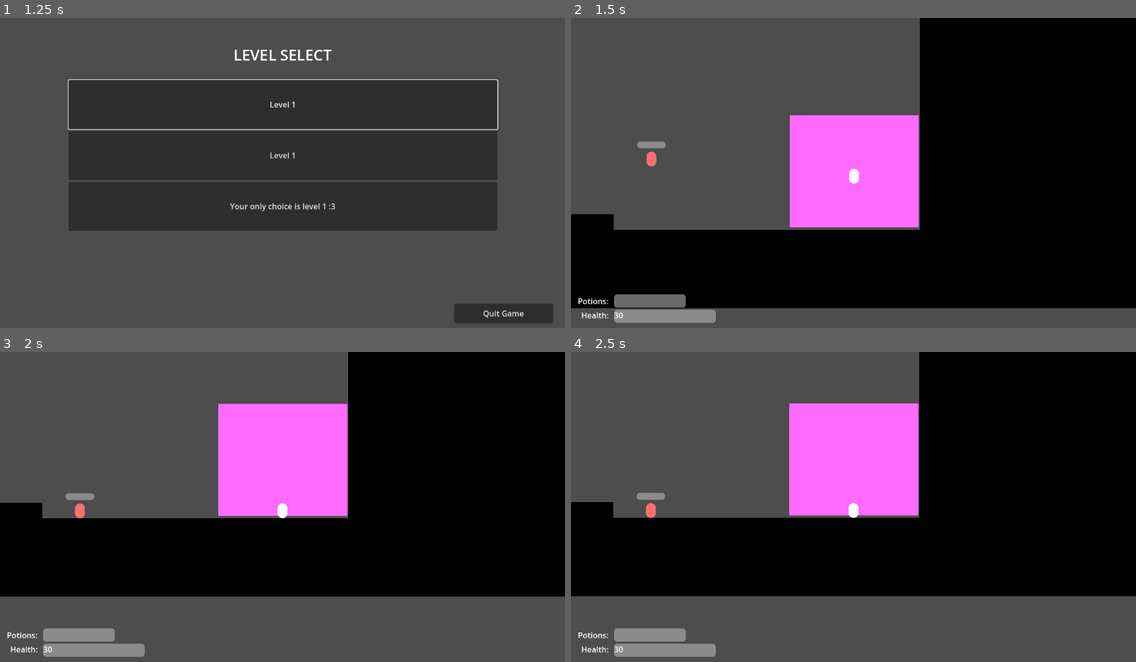
Above: before the commit, frames 1-4 (two rows, left to right).
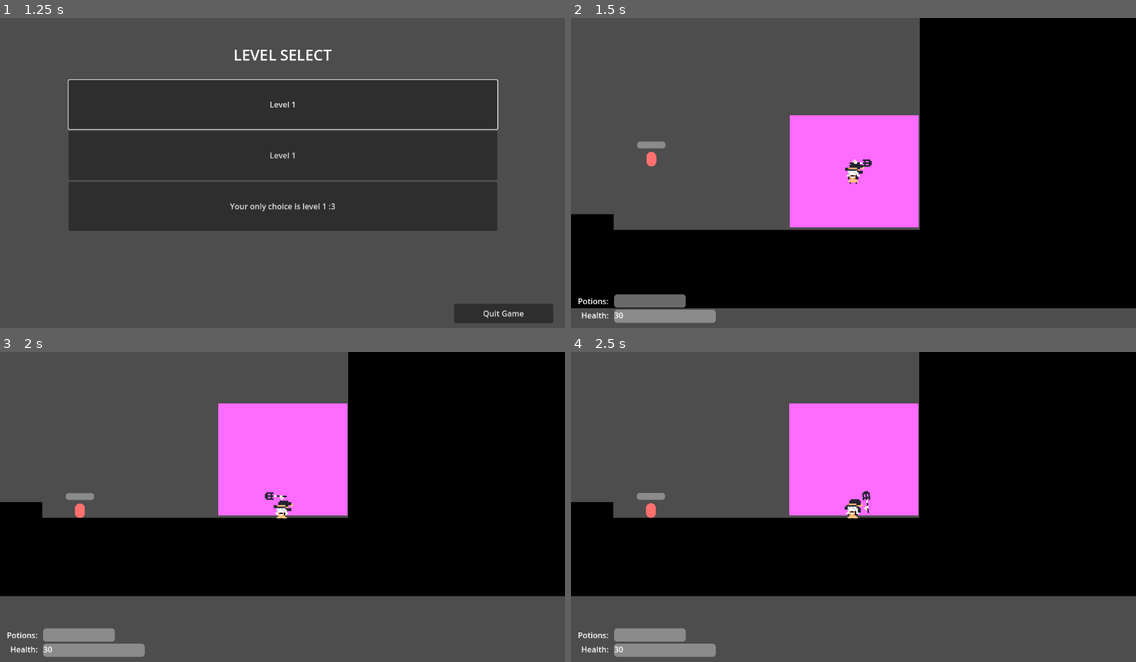
Above: after the commit, the same moments.

Repository: geekazodium/balance-prototype
Game: Godot game, scene res://scenes/title_screen.tscn
Same seed, same stepped clock (60 frames per second), same inputs: the game is played once before the commit and once after it. The engine's default icon, where the game draws it, is replaced by a stand-in: a white triangle on a blue panel in a dark square.
Inputs (mouse positions are in pixels of both pictures, inside the frame that each line leads up to):
- Up to frame 1 (1.25 s): click "CLICK TO START" at 0.5 s
- Up to frame 2 (1.5 s): click "Level 1" at 1.25 s
- Up to frame 3 (2 s): no input
- Up to frame 4 (2.5 s): move the mouse to (977, 494) at 2.02 s

Frame 1 is identical in both runs. In frame 2, 0.2% of the frame differs, in the area x 13-54%, y 42-54%; in frame 3, 0.6%, in the area x 0-100%, y 16-79%; in frame 4, 0.2%.

Commit message:
feature: player animations

Diff:
--- /dev/null
+++ b/assets/player/player_sprite_frames.tres
@@ -0,0 +1,113 @@
+[gd_resource type="SpriteFrames" load_steps=13 format=3 uid="uid://bqcntev4ihk1i"]
+
+[ext_resource type="Texture2D" uid="uid://ceoqxkdsgq7ss" path="res://assets/player/player_spritesheet.png" id="1_fad0i"]
+
+[sub_resource type="AtlasTexture" id="AtlasTexture_m82j1"]
+atlas = ExtResource("1_fad0i")
+region = Rect2(0, 0, 16, 16)
+
+[sub_resource type="AtlasTexture" id="AtlasTexture_nnb46"]
+atlas = ExtResource("1_fad0i")
+region = Rect2(16, 0, 16, 16)
+
+[sub_resource type="AtlasTexture" id="AtlasTexture_q7t33"]
+atlas = ExtResource("1_fad0i")
+region = Rect2(32, 0, 16, 16)
+
+[sub_resource type="AtlasTexture" id="AtlasTexture_6lli1"]
+atlas = ExtResource("1_fad0i")
+region = Rect2(48, 0, 16, 16)
+
+[sub_resource type="AtlasTexture" id="AtlasTexture_f5qd8"]
+atlas = ExtResource("1_fad0i")
+region = Rect2(80, 64, 16, 16)
+
+[sub_resource type="AtlasTexture" id="AtlasTexture_hete6"]
+atlas = ExtResource("1_fad0i")
+region = Rect2(64, 64, 16, 16)
+
+[sub_resource type="AtlasTexture" id="AtlasTexture_brf5n"]
+atlas = ExtResource("1_fad0i")
+region = Rect2(0, 32, 16, 16)
+
+[sub_resource type="AtlasTexture" id="AtlasTexture_yn2ny"]
+atlas = ExtResource("1_fad0i")
+region = Rect2(16, 32, 16, 16)
+
+[sub_resource type="AtlasTexture" id="AtlasTexture_i2uil"]
+atlas = ExtResource("1_fad0i")
+region = Rect2(32, 32, 16, 16)
+
+[sub_resource type="AtlasTexture" id="AtlasTexture_2dgq1"]
+atlas = ExtResource("1_fad0i")
+region = Rect2(32, 64, 16, 16)
+
+[sub_resource type="AtlasTexture" id="AtlasTexture_s7syf"]
+atlas = ExtResource("1_fad0i")
+region = Rect2(0, 64, 16, 16)
+
+[resource]
+animations = [{
+"frames": [{
+"duration": 1.0,
+"texture": SubResource("AtlasTexture_m82j1")
+}, {
+"duration": 1.0,
+"texture": SubResource("AtlasTexture_nnb46")
+}, {
+"duration": 1.0,
+"texture": SubResource("AtlasTexture_q7t33")
+}, {
+"duration": 1.0,
+"texture": SubResource("AtlasTexture_6lli1")
+}],
+"loop": true,
+"name": &"default",
+"speed": 10.0
+}, {
+"frames": [{
+"duration": 1.0,
+"texture": SubResource("AtlasTexture_f5qd8")
+}],
+"loop": true,
+"name": &"fall",
+"speed": 10.0
+}, {
+"frames": [{
+"duration": 1.0,
+"texture": SubResource("AtlasTexture_hete6")
+}],
+"loop": true,
+"name": &"fall_initial",
+"speed": 10.0
+}, {
+"frames": [{
+"duration": 1.0,
+"texture": SubResource("AtlasTexture_brf5n")
+}, {
+"duration": 1.0,
+"texture": SubResource("AtlasTexture_yn2ny")
+}, {
+"duration": 1.0,
+"texture": SubResource("AtlasTexture_i2uil")
+}],
+"loop": true,
+"name": &"hop",
+"speed": 10.0
+}, {
+"frames": [{
+"duration": 1.0,
+"texture": SubResource("AtlasTexture_2dgq1")
+}],
+"loop": true,
+"name": &"jump",
+"speed": 10.0
+}, {
+"frames": [{
+"duration": 1.0,
+"texture": SubResource("AtlasTexture_s7syf")
+}],
+"loop": true,
+"name": &"launch",
+"speed": 10.0
+}]
--- /dev/null
+++ b/assets/player/player_wand.tres
@@ -0,0 +1,7 @@
+[gd_resource type="AtlasTexture" load_steps=2 format=3 uid="uid://qummbih0tdkb"]
+
+[ext_resource type="Texture2D" uid="uid://ceoqxkdsgq7ss" path="res://assets/player/player_spritesheet.png" id="1_6dq0w"]
+
+[resource]
+atlas = ExtResource("1_6dq0w")
+region = Rect2(80, 16, 16, 16)
--- a/project.godot
+++ b/project.godot
@@ -95,5 +95,6 @@
 
 [rendering]
 
+textures/canvas_textures/default_texture_filter=0
 renderer/rendering_method="gl_compatibility"
 renderer/rendering_method.mobile="gl_compatibility"
--- a/scenes/player/player_nodes.tscn
+++ b/scenes/player/player_nodes.tscn
@@ -1,15 +1,355 @@
-[gd_scene load_steps=10 format=3 uid="uid://ogbg3yku7hxo"]
+[gd_scene load_steps=48 format=3 uid="uid://ogbg3yku7hxo"]
 
 [ext_resource type="PackedScene" uid="uid://duilus4m3lllv" path="res://scenes/ui/ui_layer.tscn" id="1_frhop"]
 [ext_resource type="PackedScene" uid="uid://cvosldrvolics" path="res://scenes/player/player_platformer_character_body.tscn" id="2_3wawu"]
 [ext_resource type="Script" uid="uid://cqil7xx4326i" path="res://scripts/player/projectile/player_aim_indicator.gd" id="2_akq3i"]
+[ext_resource type="Texture2D" uid="uid://qummbih0tdkb" path="res://assets/player/player_wand.tres" id="3_ko782"]
 [ext_resource type="Script" uid="uid://cehaxkqsuxblg" path="res://scripts/follow_camera.gd" id="3_o0xal"]
 [ext_resource type="PackedScene" uid="uid://cda5tqxxwg0rk" path="res://scenes/player/player_projectile_pool.tscn" id="4_akq3i"]
+[ext_resource type="Script" uid="uid://ddsnsbiu33boi" path="res://scripts/player/wand_sprite.gd" id="4_jmc7e"]
 [ext_resource type="Script" uid="uid://ilyj2eqevm05" path="res://scripts/health/health_potions.gd" id="5_nhxao"]
 [ext_resource type="Script" uid="uid://2oabxte40wwh" path="res://scripts/ui/timer_progress_bar.gd" id="5_o0xal"]
+[ext_resource type="SpriteFrames" uid="uid://bqcntev4ihk1i" path="res://assets/player/player_sprite_frames.tres" id="7_gcose"]
+[ext_resource type="Script" uid="uid://b3hg1is8vp7gh" path="res://scripts/player/autoplay_animated_sprite.gd" id="8_ko782"]
 [ext_resource type="Script" uid="uid://bhvqevw0nb05i" path="res://scripts/saves/teleport_to_checkpoint.gd" id="8_xag0n"]
+[ext_resource type="Script" uid="uid://bjohenywj35c1" path="res://scripts/player/player_anim_tree.gd" id="9_jmc7e"]
 
 [sub_resource type="CircleShape2D" id="CircleShape2D_3wawu"]
+
+[sub_resource type="AnimationNodeAnimation" id="AnimationNodeAnimation_pjyd8"]
+animation = &"fall"
+
+[sub_resource type="AnimationNodeAnimation" id="AnimationNodeAnimation_p38ua"]
+animation = &"fall_initial"
+
+[sub_resource type="AnimationNodeAnimation" id="AnimationNodeAnimation_my38j"]
+animation = &"idle"
+advance_on_start = true
+
+[sub_resource type="AnimationNodeAnimation" id="AnimationNodeAnimation_e0r2u"]
+animation = &"hop_left"
+advance_on_start = true
+
+[sub_resource type="AnimationNodeAnimation" id="AnimationNodeAnimation_c51em"]
+animation = &"hop"
+advance_on_start = true
+
+[sub_resource type="AnimationNodeBlendSpace1D" id="AnimationNodeBlendSpace1D_w22br"]
+blend_point_0/node = SubResource("AnimationNodeAnimation_my38j")
+blend_point_0/pos = 0.0
+blend_point_1/node = SubResource("AnimationNodeAnimation_e0r2u")
+blend_point_1/pos = -0.2
+blend_point_2/node = SubResource("AnimationNodeAnimation_c51em")
+blend_point_2/pos = 0.2
+blend_mode = 1
+
+[sub_resource type="AnimationNodeAnimation" id="AnimationNodeAnimation_8dibr"]
+animation = &"jump"
+
+[sub_resource type="AnimationNodeAnimation" id="AnimationNodeAnimation_1lgpn"]
+animation = &"jump_left"
+
+[sub_resource type="AnimationNodeAnimation" id="AnimationNodeAnimation_i58ty"]
+animation = &"jump_right"
+
+[sub_resource type="AnimationNodeBlendSpace1D" id="AnimationNodeBlendSpace1D_pjyd8"]
+blend_point_0/node = SubResource("AnimationNodeAnimation_8dibr")
+blend_point_0/pos = 0.0
+blend_point_1/node = SubResource("AnimationNodeAnimation_1lgpn")
+blend_point_1/pos = -0.2
+blend_point_2/node = SubResource("AnimationNodeAnimation_i58ty")
+blend_point_2/pos = 0.2
+value_label = "direction"
+blend_mode = 1
+
+[sub_resource type="AnimationNodeAnimation" id="AnimationNodeAnimation_jmc7e"]
+animation = &"launch"
+
+[sub_resource type="AnimationNodeStateMachineTransition" id="AnimationNodeStateMachineTransition_y23hv"]
+switch_mode = 2
+advance_mode = 2
+
+[sub_resource type="AnimationNodeStateMachineTransition" id="AnimationNodeStateMachineTransition_p38ua"]
+advance_mode = 2
+
+[sub_resource type="AnimationNodeStateMachineTransition" id="AnimationNodeStateMachineTransition_i78ov"]
+advance_mode = 2
+advance_condition = &"in_air"
+
+[sub_resource type="AnimationNodeStateMachineTransition" id="AnimationNodeStateMachineTransition_pjyd8"]
+advance_mode = 2
+advance_condition = &"on_ground"
+
+[sub_resource type="AnimationNodeStateMachineTransition" id="AnimationNodeStateMachineTransition_xy32q"]
+advance_mode = 2
+advance_condition = &"jump"
+
+[sub_resource type="AnimationNodeStateMachineTransition" id="AnimationNodeStateMachineTransition_w22br"]
+switch_mode = 2
+advance_mode = 2
+
+[sub_resource type="AnimationNodeStateMachineTransition" id="AnimationNodeStateMachineTransition_my38j"]
+advance_mode = 2
+advance_condition = &"launch"
+
+[sub_resource type="AnimationNodeStateMachineTransition" id="AnimationNodeStateMachineTransition_c51em"]
+advance_mode = 2
+advance_condition = &"on_ground"
+
+[sub_resource type="AnimationNodeStateMachineTransition" id="AnimationNodeStateMachineTransition_jmc7e"]
+advance_mode = 2
+advance_condition = &"launch"
+
+[sub_resource type="AnimationNodeStateMachineTransition" id="AnimationNodeStateMachineTransition_e0r2u"]
+advance_mode = 2
+advance_condition = &"launch_end"
+
+[sub_resource type="AnimationNodeStateMachine" id="AnimationNodeStateMachine_1jo44"]
+states/Start/position = Vector2(129, 99.1953)
+states/fall/node = SubResource("AnimationNodeAnimation_pjyd8")
+states/fall/position = Vector2(680.55, -75.6839)
+states/fall_initial/node = SubResource("AnimationNodeAnimation_p38ua")
+states/fall_initial/position = Vector2(540.55, -159.025)
+states/grounded_blend_space/node = SubResource("AnimationNodeBlendSpace1D_w22br")
+states/grounded_blend_space/position = Vector2(601.99, 67.06)
+states/jump_blend_space/node = SubResource("AnimationNodeBlendSpace1D_pjyd8")
+states/jump_blend_space/position = Vector2(333.3, -36.0638)
+states/launch/node = SubResource("AnimationNodeAnimation_jmc7e")
+states/launch/position = Vector2(828.575, -115.855)
+transitions = ["fall_initial", "fall", SubResource("AnimationNodeStateMachineTransition_y23hv"), "Start", "grounded_blend_space", SubResource("AnimationNodeStateMachineTransition_p38ua"), "grounded_blend_space", "fall_initial", SubResource("AnimationNodeStateMachineTransition_i78ov"), "fall", "grounded_blend_space", SubResource("AnimationNodeStateMachineTransition_pjyd8"), "grounded_blend_space", "jump_blend_space", SubResource("AnimationNodeStateMachineTransition_xy32q"), "jump_blend_space", "fall_initial", SubResource("AnimationNodeStateMachineTransition_w22br"), "fall_initial", "launch", SubResource("AnimationNodeStateMachineTransition_my38j"), "launch", "grounded_blend_space", SubResource("AnimationNodeStateMachineTransition_c51em"), "fall", "launch", SubResource("AnimationNodeStateMachineTransition_jmc7e"), "launch", "fall_initial", SubResource("AnimationNodeStateMachineTransition_e0r2u")]
+graph_offset = Vector2(333.525, -220.77)
+
+[sub_resource type="Animation" id="Animation_i78ov"]
+length = 0.001
+tracks/0/type = "value"
+tracks/0/imported = false
+tracks/0/enabled = true
+tracks/0/path = NodePath("PlayerSprite:animation")
+tracks/0/interp = 1
+tracks/0/loop_wrap = true
+tracks/0/keys = {
+"times": PackedFloat32Array(0),
+"transitions": PackedFloat32Array(1),
+"update": 1,
+"values": [&"default"]
+}
+
+[sub_resource type="Animation" id="Animation_anwdt"]
+resource_name = "fall"
+length = 0.1
+tracks/0/type = "value"
+tracks/0/imported = false
+tracks/0/enabled = true
+tracks/0/path = NodePath("PlayerSprite:animation")
+tracks/0/interp = 1
+tracks/0/loop_wrap = true
+tracks/0/keys = {
+"times": PackedFloat32Array(0),
+"transitions": PackedFloat32Array(1),
+"update": 1,
+"values": [&"fall"]
+}
+
+[sub_resource type="Animation" id="Animation_w22br"]
+resource_name = "fall_initial"
+length = 0.1
+tracks/0/type = "value"
+tracks/0/imported = false
+tracks/0/enabled = true
+tracks/0/path = NodePath("PlayerSprite:animation")
+tracks/0/interp = 1
+tracks/0/loop_wrap = true
+tracks/0/keys = {
+"times": PackedFloat32Array(0),
+"transitions": PackedFloat32Array(1),
+"update": 1,
+"values": [&"fall_initial"]
+}
+
+[sub_resource type="Animation" id="Animation_pjyd8"]
+resource_name = "walk"
+length = 0.05
+loop_mode = 1
+tracks/0/type = "method"
+tracks/0/imported = false
+tracks/0/enabled = true
+tracks/0/path = NodePath("PlayerSprite")
+tracks/0/interp = 1
+tracks/0/loop_wrap = true
+tracks/0/keys = {
+"times": PackedFloat32Array(0),
+"transitions": PackedFloat32Array(1),
+"values": [{
+"args": [&"flip_h", 0],
+"method": &"set"
+}]
+}
+tracks/1/type = "value"
+tracks/1/imported = false
+tracks/1/enabled = true
+tracks/1/path = NodePath("PlayerSprite:animation")
+tracks/1/interp = 1
+tracks/1/loop_wrap = true
+tracks/1/keys = {
+"times": PackedFloat32Array(0),
+"transitions": PackedFloat32Array(1),
+"update": 1,
+"values": [&"hop"]
+}
+
+[sub_resource type="Animation" id="Animation_o2yts"]
+resource_name = "hop_left"
+length = 0.05
+loop_mode = 1
+tracks/0/type = "method"
+tracks/0/imported = false
+tracks/0/enabled = true
+tracks/0/path = NodePath("PlayerSprite")
+tracks/0/interp = 1
+tracks/0/loop_wrap = true
+tracks/0/keys = {
+"times": PackedFloat32Array(0),
+"transitions": PackedFloat32Array(1),
+"values": [{
+"args": [&"flip_h", 1],
+"method": &"set"
+}]
+}
+tracks/1/type = "value"
+tracks/1/imported = false
+tracks/1/enabled = true
+tracks/1/path = NodePath("PlayerSprite:animation")
+tracks/1/interp = 1
+tracks/1/loop_wrap = true
+tracks/1/keys = {
+"times": PackedFloat32Array(0),
+"transitions": PackedFloat32Array(1),
+"update": 1,
+"values": [&"hop"]
+}
+
+[sub_resource type="Animation" id="Animation_p38ua"]
+resource_name = "idle"
+length = 0.05
+loop_mode = 1
+tracks/0/type = "value"
+tracks/0/imported = false
+tracks/0/enabled = true
+tracks/0/path = NodePath("PlayerSprite:animation")
+tracks/0/interp = 0
+tracks/0/loop_wrap = true
+tracks/0/keys = {
+"times": PackedFloat32Array(0),
+"transitions": PackedFloat32Array(1),
+"update": 1,
+"values": [&"default"]
+}
+
+[sub_resource type="Animation" id="Animation_y23hv"]
+resource_name = "jump"
+length = 0.1
+tracks/0/type = "value"
+tracks/0/imported = false
+tracks/0/enabled = true
+tracks/0/path = NodePath("PlayerSprite:animation")
+tracks/0/interp = 1
+tracks/0/loop_wrap = true
+tracks/0/keys = {
+"times": PackedFloat32Array(0),
+"transitions": PackedFloat32Array(1),
+"update": 1,
+"values": [&"jump"]
+}
+
+[sub_resource type="Animation" id="Animation_02sc6"]
+resource_name = "jump"
+length = 0.1
+tracks/0/type = "method"
+tracks/0/imported = false
+tracks/0/enabled = true
+tracks/0/path = NodePath("PlayerSprite")
+tracks/0/interp = 1
+tracks/0/loop_wrap = true
+tracks/0/keys = {
+"times": PackedFloat32Array(0),
+"transitions": PackedFloat32Array(1),
+"values": [{
+"args": [&"flip_h", 1],
+"method": &"set"
+}]
+}
+tracks/1/type = "value"
+tracks/1/imported = false
+tracks/1/enabled = true
+tracks/1/path = NodePath("PlayerSprite:animation")
+tracks/1/interp = 1
+tracks/1/loop_wrap = true
+tracks/1/keys = {
+"times": PackedFloat32Array(0),
+"transitions": PackedFloat32Array(1),
+"update": 1,
+"values": [&"jump"]
+}
+
+[sub_resource type="Animation" id="Animation_gsgnw"]
+resource_name = "jump"
+length = 0.1
+tracks/0/type = "method"
+tracks/0/imported = false
+tracks/0/enabled = true
+tracks/0/path = NodePath("PlayerSprite")
+tracks/0/interp = 1
+tracks/0/loop_wrap = true
+tracks/0/keys = {
+"times": PackedFloat32Array(0),
+"transitions": PackedFloat32Array(1),
+"values": [{
+"args": [&"flip_h", 0],
+"method": &"set"
+}]
+}
+tracks/1/type = "value"
+tracks/1/imported = false
+tracks/1/enabled = true
+tracks/1/path = NodePath("PlayerSprite:animation")
+tracks/1/interp = 1
+tracks/1/loop_wrap = true
+tracks/1/keys = {
+"times": PackedFloat32Array(0),
+"transitions": PackedFloat32Array(1),
+"update": 1,
+"values": [&"jump"]
+}
+
+[sub_resource type="Animation" id="Animation_xy32q"]
+resource_name = "launch"
+length = 0.1
+tracks/0/type = "value"
+tracks/0/imported = false
+tracks/0/enabled = true
+tracks/0/path = NodePath("PlayerSprite:animation")
+tracks/0/interp = 1
+tracks/0/loop_wrap = true
+tracks/0/keys = {
+"times": PackedFloat32Array(0),
+"transitions": PackedFloat32Array(1),
+"update": 1,
+"values": [&"launch"]
+}
+
+[sub_resource type="AnimationLibrary" id="AnimationLibrary_i78ov"]
+_data = {
+&"RESET": SubResource("Animation_i78ov"),
+&"fall": SubResource("Animation_anwdt"),
+&"fall_initial": SubResource("Animation_w22br"),
+&"hop": SubResource("Animation_pjyd8"),
+&"hop_left": SubResource("Animation_o2yts"),
+&"idle": SubResource("Animation_p38ua"),
+&"jump": SubResource("Animation_y23hv"),
+&"jump_left": SubResource("Animation_02sc6"),
+&"jump_right": SubResource("Animation_gsgnw"),
+&"launch": SubResource("Animation_xy32q")
+}
 
 [node name="PlayerNodes" type="Node2D"]
 
@@ -56,8 +396,43 @@
 process_callback = 0
 one_shot = true
 
+[node name="PlayerSprite" type="AnimatedSprite2D" parent="CharacterBody2D"]
+position = Vector2(0, -5)
+scale = Vector2(3, 3)
+sprite_frames = ExtResource("7_gcose")
+flip_h = true
+script = ExtResource("8_ko782")
+
+[node name="AnimationTree" type="AnimationTree" parent="CharacterBody2D" node_paths=PackedStringArray("character_body", "projectile_pool")]
+tree_root = SubResource("AnimationNodeStateMachine_1jo44")
+anim_player = NodePath("../AnimationPlayer")
+parameters/conditions/in_air = false
+parameters/conditions/jump = false
+parameters/conditions/launch = false
+parameters/conditions/launch_end = false
+parameters/conditions/on_ground = true
+parameters/grounded_blend_space/blend_position = 0
+parameters/jump_blend_space/blend_position = 0
+script = ExtResource("9_jmc7e")
+character_body = NodePath("..")
+projectile_pool = NodePath("../../LockedTransform/PlayerProjectilePool")
+
+[node name="AnimationPlayer" type="AnimationPlayer" parent="CharacterBody2D"]
+libraries = {
+&"": SubResource("AnimationLibrary_i78ov")
+}
+
+[node name="WandSprite" type="Sprite2D" parent="CharacterBody2D"]
+position = Vector2(28, 0)
+scale = Vector2(3, 3)
+texture = ExtResource("3_ko782")
+centered = false
+offset = Vector2(-8, -12)
+script = ExtResource("4_jmc7e")
+
 [node name="Camera2D" type="Camera2D" parent="." node_paths=PackedStringArray("follow_targets", "boundary_center")]
 process_priority = 10
+physics_interpolation_mode = 2
 position_smoothing_enabled = true
 position_smoothing_speed = 17.0
 script = ExtResource("3_o0xal")
--- a/scenes/player/player_platformer_character_body.tscn
+++ b/scenes/player/player_platformer_character_body.tscn
@@ -8,10 +8,6 @@
 [ext_resource type="Script" uid="uid://0ma2nidco373" path="res://scripts/player/player_jump_input.gd" id="6_yl80p"]
 
 [sub_resource type="CapsuleShape2D" id="CapsuleShape2D_g3yxv"]
-
-[sub_resource type="CapsuleMesh" id="CapsuleMesh_ays0k"]
-radius = 10.0
-height = 30.0
 
 [sub_resource type="CapsuleShape2D" id="CapsuleShape2D_rmrg0"]
 
@@ -35,9 +31,6 @@
 move_down_action = "direction_down"
 character_body = NodePath("..")
 metadata/_custom_type_script = "uid://cqavbo808vyhs"
-
-[node name="MeshInstance2D" type="MeshInstance2D" parent="."]
-mesh = SubResource("CapsuleMesh_ays0k")
 
 [node name="LockAccelerationTimer" type="Timer" parent="."]
 process_callback = 0
--- a/scripts/characterbody/platformer_character_body.gd
+++ b/scripts/characterbody/platformer_character_body.gd
@@ -16,6 +16,8 @@
 var left_direction: Vector2: get = get_left;
 var input_direction: Vector2 = Vector2.ZERO;
 var instant_acceleration: Vector2 = Vector2.ZERO;
+
+signal jumped();
 
 func set_input_direction(direction: Vector2) -> void:
 	self.input_direction = direction;
@@ -79,6 +81,7 @@
 	return Vector2.ZERO;
 
 func apply_jump(temp_velocity: Vector2) -> void:
+	self.jumped.emit();
 	self.jump_timer = 0.;
 	self.ground_timer = 0.;
 	self.add_instant_acceleration(
--- /dev/null
+++ b/scripts/player/autoplay_animated_sprite.gd
@@ -0,0 +1,4 @@
+extends AnimatedSprite2D
+
+func _process(_delta: float) -> void:
+	self.play(self.animation);
--- /dev/null
+++ b/scripts/player/player_anim_tree.gd
@@ -0,0 +1,19 @@
+extends AnimationTree
+class_name PlayerAnimationTree
+
+@export var character_body: PlatformerCharacterBody;
+@export var projectile_pool: PlayerProjectilePool;
+var jumped: bool = false;
+
+func _process(_delta: float) -> void:
+	self.set("parameters/grounded_blend_space/blend_position", self.character_body.input_direction.x);
+	self.set("parameters/jump_blend_space/blend_position", self.character_body.input_direction.x);
+	self.set("parameters/conditions/on_ground", self.character_body.is_on_floor());
+	self.set("parameters/conditions/in_air", !self.character_body.is_on_floor());
+	self.set("parameters/conditions/jump", self.jumped);
+	self.set("parameters/conditions/launch", self.projectile_pool.aim_indicator.visible);
+	self.set("parameters/conditions/launch_end", !self.projectile_pool.aim_indicator.visible);
+	self.jumped = false;
+
+func on_jumped() -> void:
+	self.jumped = true;
--- /dev/null
+++ b/scripts/player/wand_sprite.gd
@@ -0,0 +1,15 @@
+extends Sprite2D
+
+@export var x_offset: float = 28.;
+
+func _process(_delta: float) -> void:
+	var mouse_pos: Vector2 = (self.get_parent() as Node2D).get_local_mouse_position();
+	var flip: bool = false;
+	if mouse_pos.x < 0:
+		mouse_pos.x *= -1;
+		flip = true;
+
+	self.flip_h = flip;
+	self.rotation = (-1 if flip else 1) * atan2(mouse_pos.y, mouse_pos.x);
+	self.position = Vector2(self.x_offset,0).rotated(self.rotation);
+	self.position *= -1 if flip else 1;
Not shown, added: LICENSE_ART_ASSETS.txt
Binary file added: assets/player/player_spritesheet.png
Not shown, added: assets/player/player_spritesheet.png.import
Not shown: 1 places in scenes/player/player_platformer_character_body.tscn that only renumber resources
Not shown, added: scripts/player/autoplay_animated_sprite.gd.uid
Not shown, added: scripts/player/player_anim_tree.gd.uid
Not shown, added: scripts/player/wand_sprite.gd.uid
